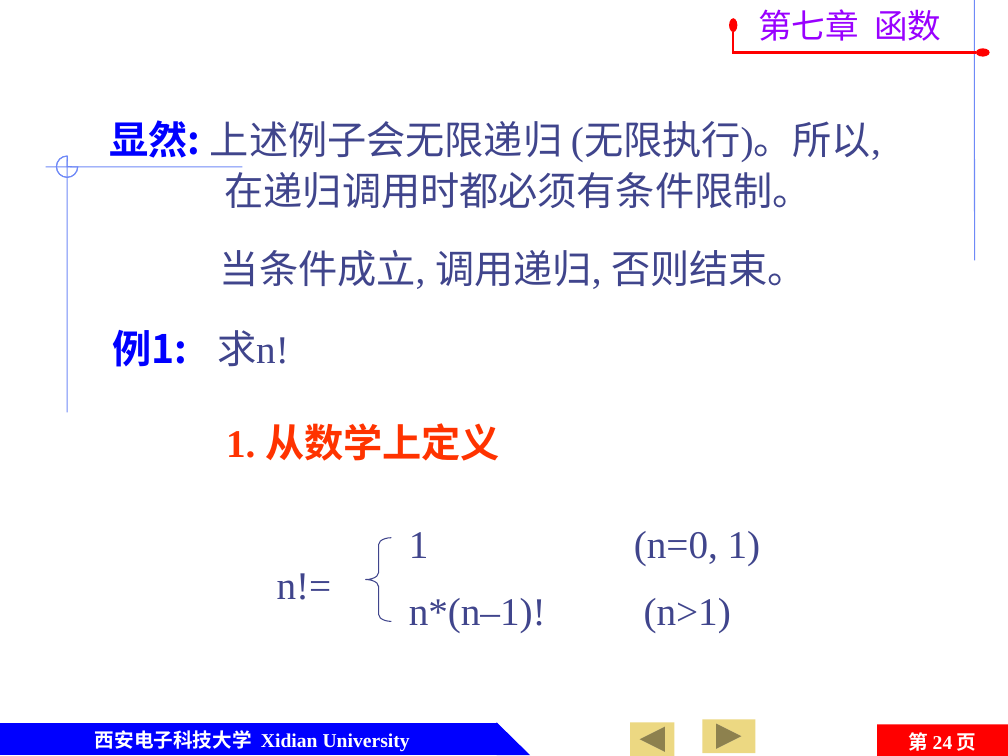
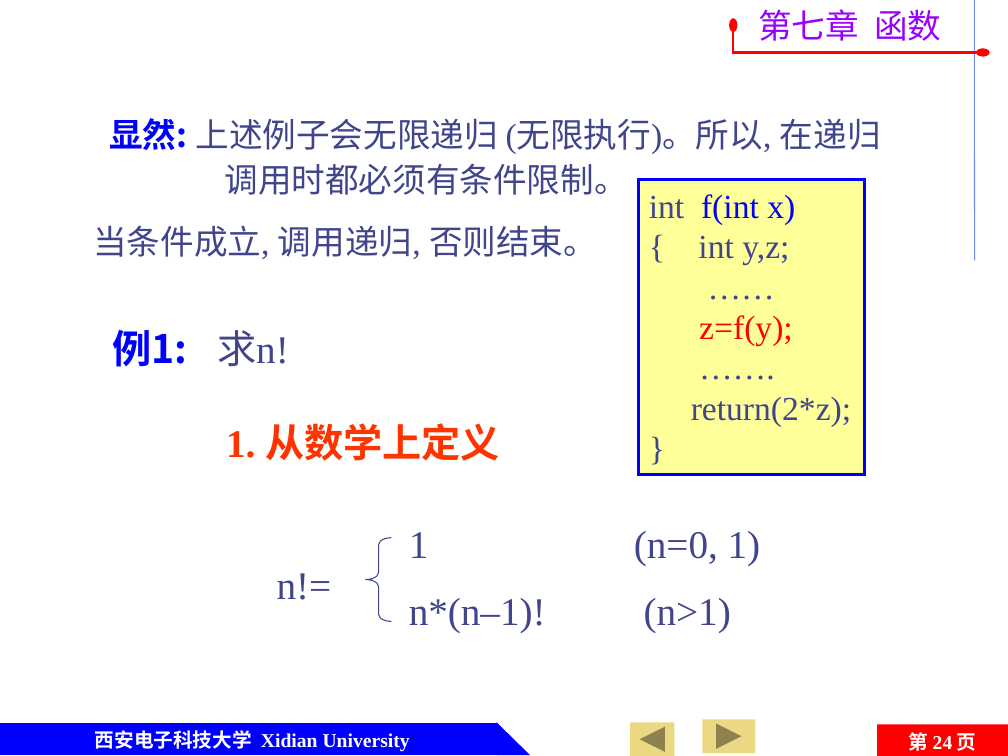
Before and after one commit to jtrfid/C-Repositories, a slide deck: slide 24 of 2016/C语言/课件/第7章 函数及变量存储类型.pptx. Drawn at 1008x756 pixels with LibreOffice and Linux fonts; fonts in the diff are those of the drawing; background and template pictures are left out. Boxes give left, top, right and bottom in pixels: in the first picture for what was removed or moved away, otherwise in the second. Text is boxed around its words. In the diff, an @@ line names an element or a change of style, - is before the commit and + after.

```diff
--- a/2016/C语言/课件/第7章 函数及变量存储类型.pptx
+++ b/2016/C语言/课件/第7章 函数及变量存储类型.pptx
@@ text "显然: 上述例子会无限递归 (无限执行)。所以, 在递归调用时都必须有条件限制。" at <box>109,118,881,195</box>: size 28 to 24 pt; less space between paragraphs @@
@@ line removed from (242, 167) to (45, 167) @@
@@ freeform shape removed at <box>56,156,78,177</box> @@
@@ line removed from (68, 156) to (68, 412) @@
@@ rectangle added at <box>639,179,865,474</box>, fill #FFFF99, outline #0000FF 2 pt, 24 pt, text #40458C @@
+int f(int x)
+{ int y,z;
+……
+z=f(y);
+…….
+return(2*z);
+}
@@ text "当条件成立, 调用递归, 否则结束。" at <box>93,225,597,259</box>: size 28 to 24 pt; less space between paragraphs @@
@@ text "当条件成立, 调用递归, 否则结束。": place and size @@
-text "当条件成立, 调用递归, 否则结束。" at <box>220,250,807,289</box>
+text "当条件成立, 调用递归, 否则结束。" at <box>93,225,597,259</box>
```
Also in this commit, not shown: 61 other slides changed, 1 slide added, 3 other files.
